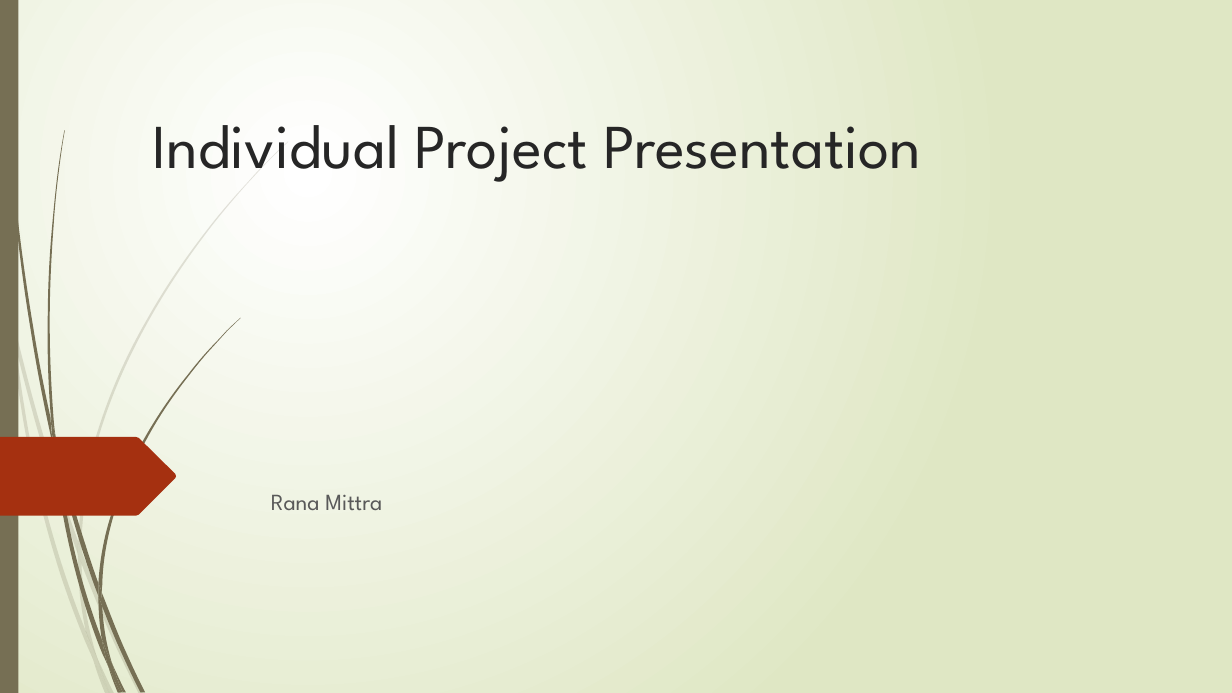
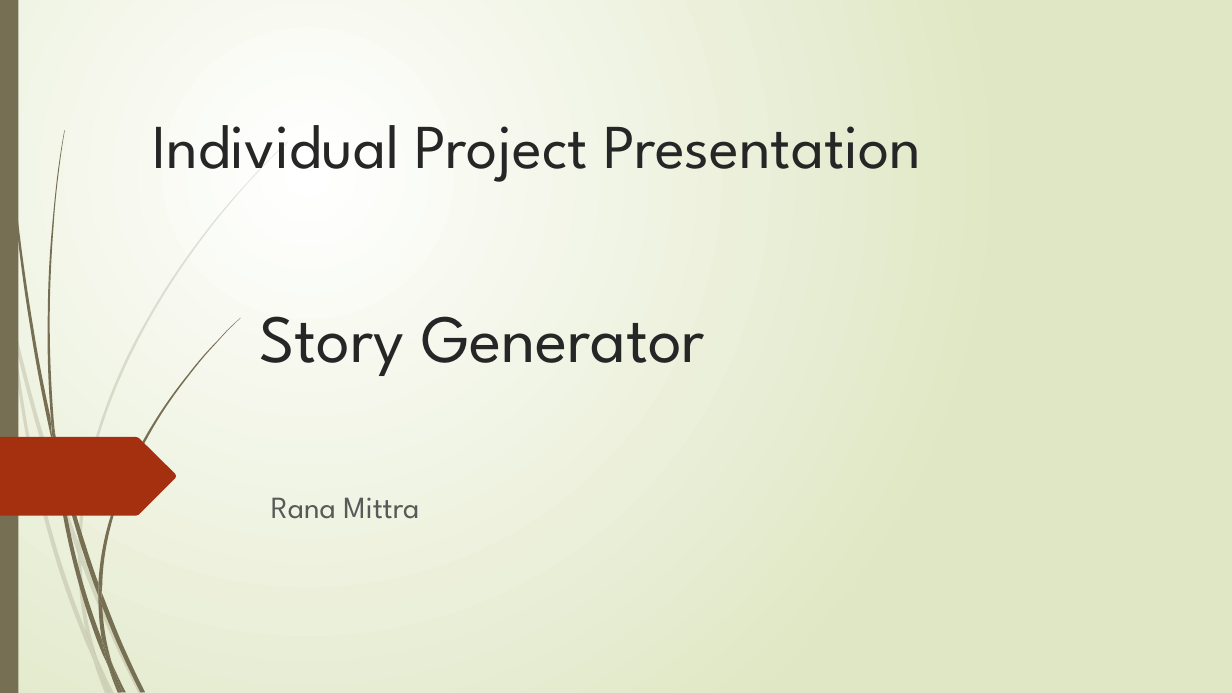
Before and after one commit to RM147/StoryGen, a slide deck: slide 1 of Project Presentation.pptx. Drawn at 1232x693 pixels with LibreOffice and Linux fonts; fonts in the diff are those of the drawing. Boxes give left, top, right and bottom in pixels: in the first picture for what was removed or moved away, otherwise in the second. Text is boxed around its words. In the diff, an @@ line names an element or a change of style, - is before the commit and + after.

```diff
--- a/Project Presentation.pptx
+++ b/Project Presentation.pptx
@@ text added at (x1=259, y1=316, x2=705, y2=376), 52.6 pt, text #262626 @@
+Story Generator
@@ subtitle "Rana Mittra" at (x1=271, y1=497, x2=419, y2=519): size 18 to 24 pt @@
```
Also in this commit, not shown: 10 other slides changed.
